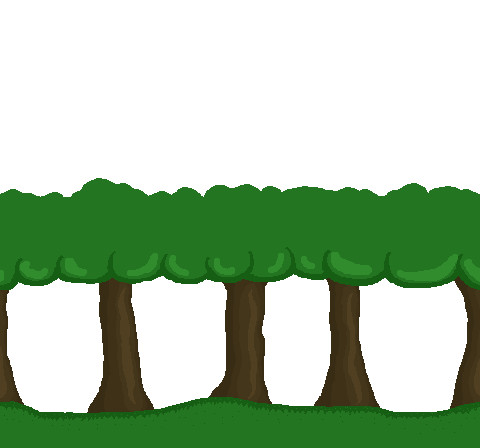
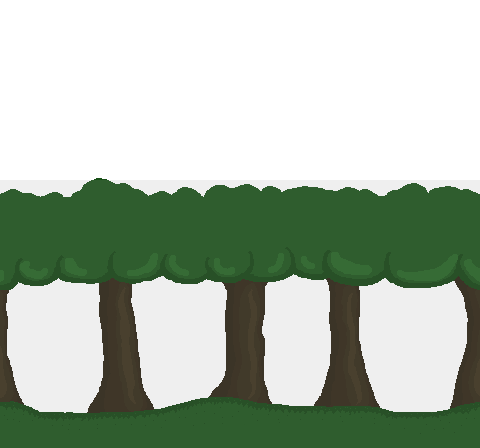
The second (480, 448) image is a revision of the first. Changes to its layers:
added layer "Fog" (17%) above "Overlay" over [0, 180, 480, 448]
